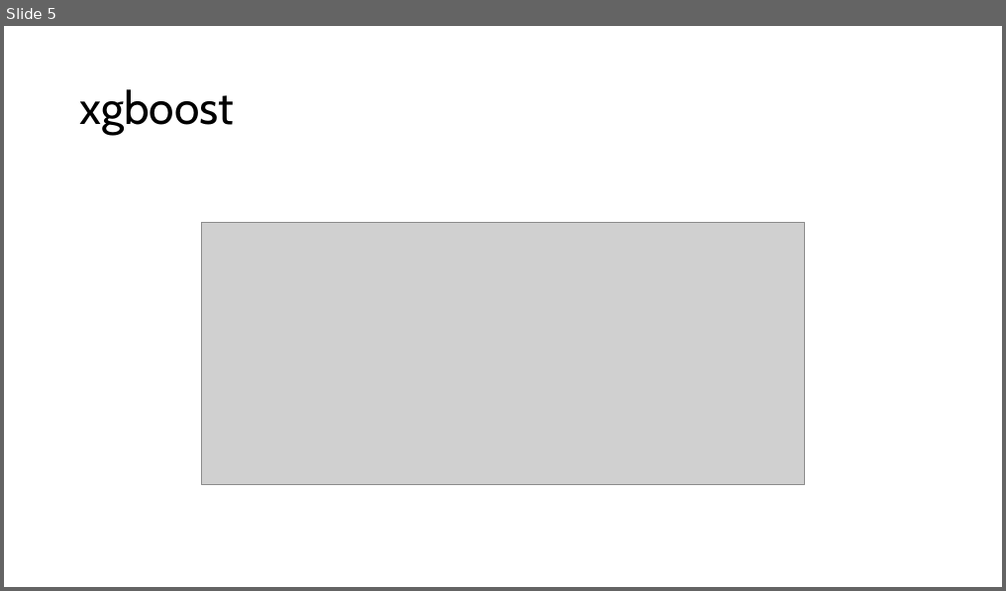
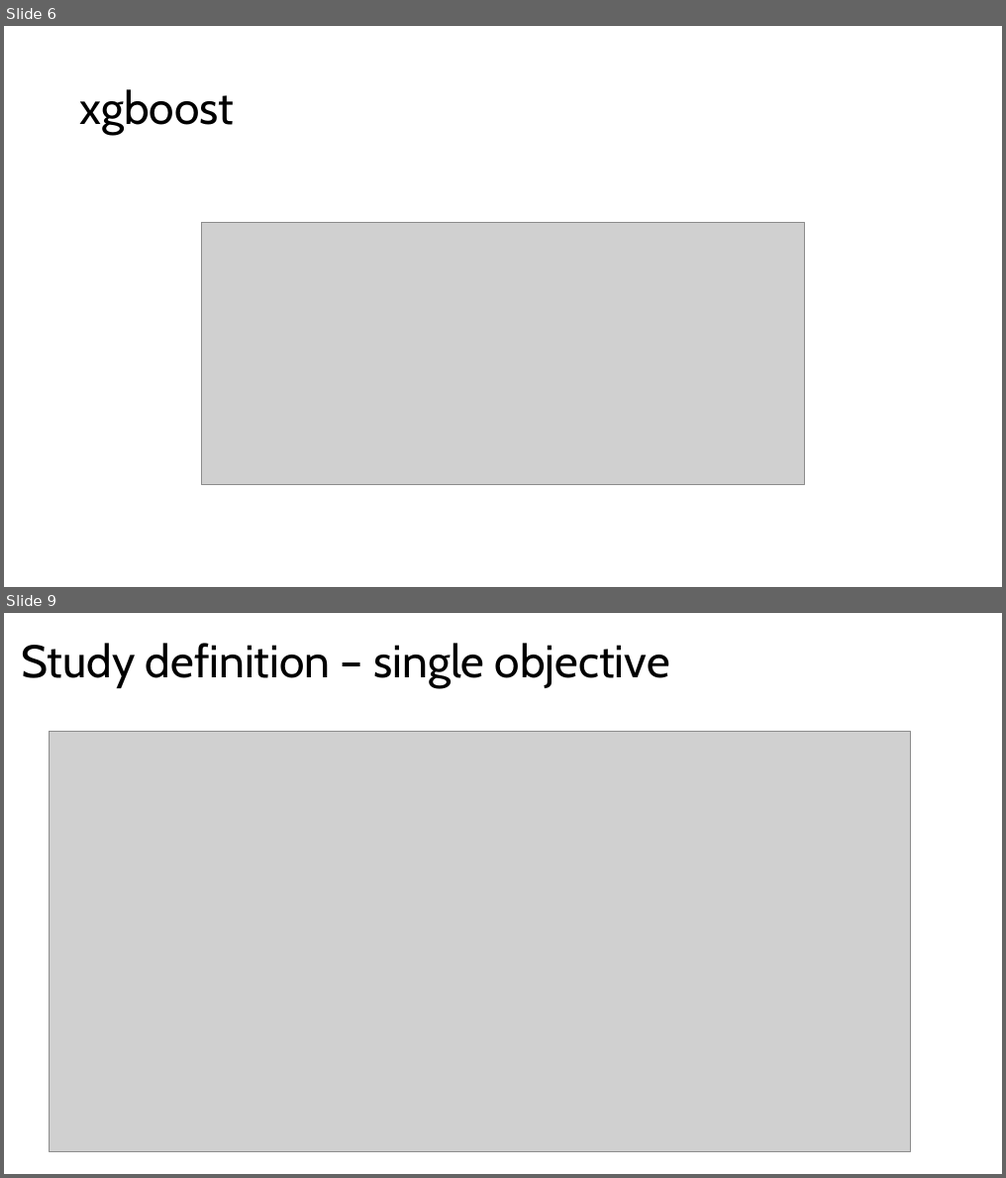
Before and after one commit to amitsaha/optuna-demo, a slide deck: Hyperparameter optimization using Optuna.pptx. Shown one above the other, each under a label of ours: slide 5 before the commit, slides 6 and 9 after it; the slides between them are not shown. The pictures are 1006x591 and 1006x1178 pixels, drawn with LibreOffice and Linux fonts; fonts in the diff are those of the drawing; grey boxes stand for pictures. Boxes give left, top, right and bottom in pixels: in the first picture for what was removed or moved away, otherwise in the second. Text is boxed around its words. In the diff, an @@ line names an element or a change of style, - is before the commit and + after.

```diff
--- a/Hyperparameter optimization using Optuna.pptx
+++ b/Hyperparameter optimization using Optuna.pptx
@@ slide 9 added at (4, 613, 1002, 1174), background #FFFFFF @@
@@ title added at (21, 643, 670, 687), 44 pt, text #000000 @@
+Study definition – single objective
@@ picture added at (50, 731, 911, 1152) @@
@@ what was slide 5 is now slide 6 @@
```
Also in this commit, not shown: 5 slides changed, 5 other slides added, 3 slides removed, 2 other files.
